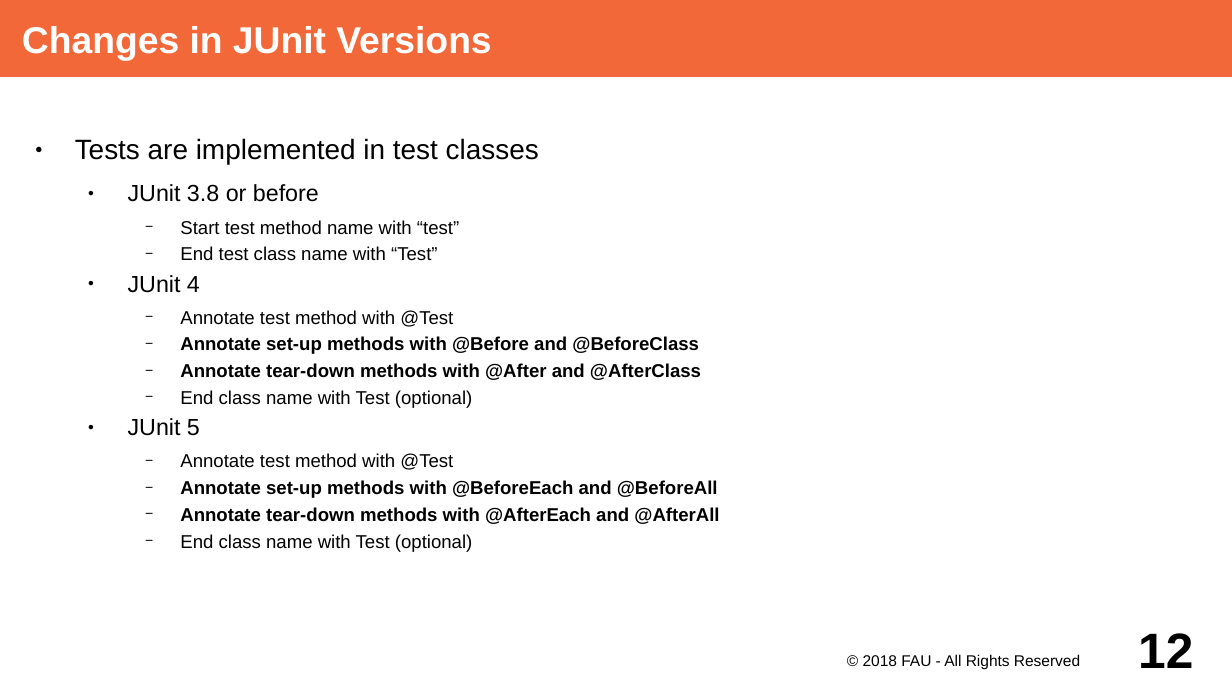
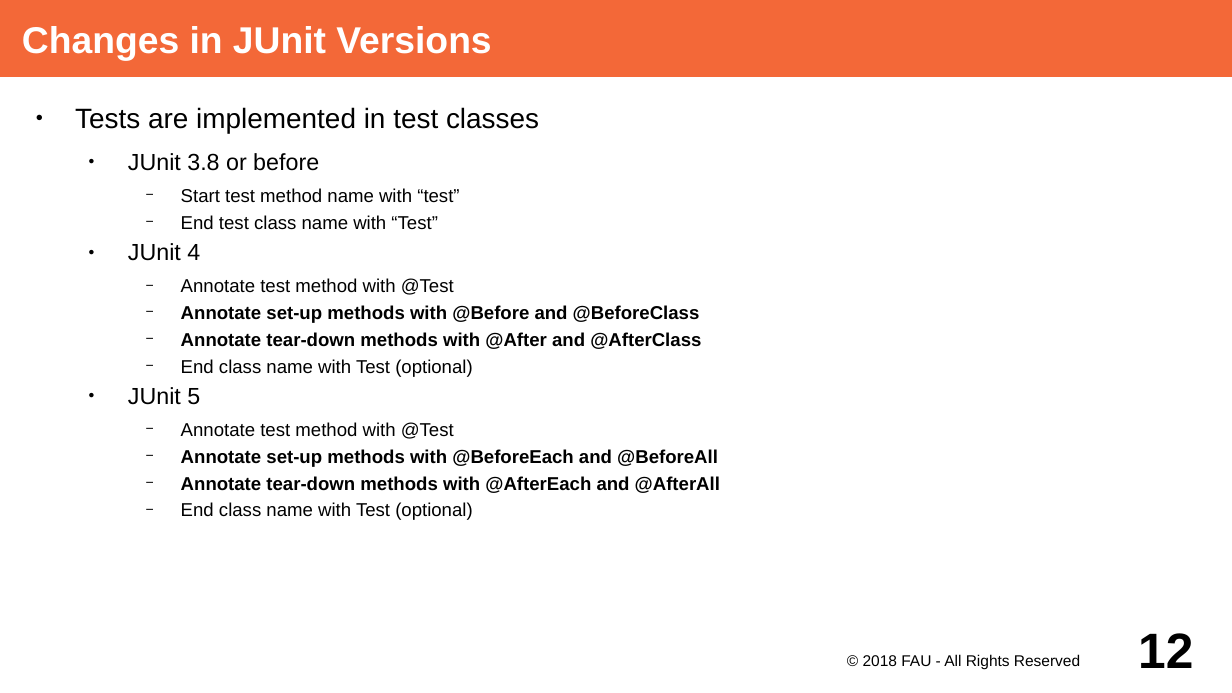
Before and after one commit to dirkriehle/adap-course, a slide deck: slide 12 of Lecture Slides/ADAP B02- Unit Testing with JUnit.odp. Drawn at 1232x693 pixels with LibreOffice and Linux fonts; fonts in the diff are those of the drawing. Boxes give left, top, right and bottom in pixels: in the first picture for what was removed or moved away, otherwise in the second. Text is boxed around its words. In the diff, an @@ line names an element or a change of style, - is before the commit and + after.

```diff
--- a/Lecture Slides/ADAP B02- Unit Testing with JUnit.odp
+++ b/Lecture Slides/ADAP B02- Unit Testing with JUnit.odp
@@ text "Tests are implemented in test ..." moved from (x1=75, y1=138, x2=719, y2=552) to (x1=75, y1=107, x2=720, y2=520) @@
```
Also in this commit, not shown: 2 other slides changed, 1 other file.
